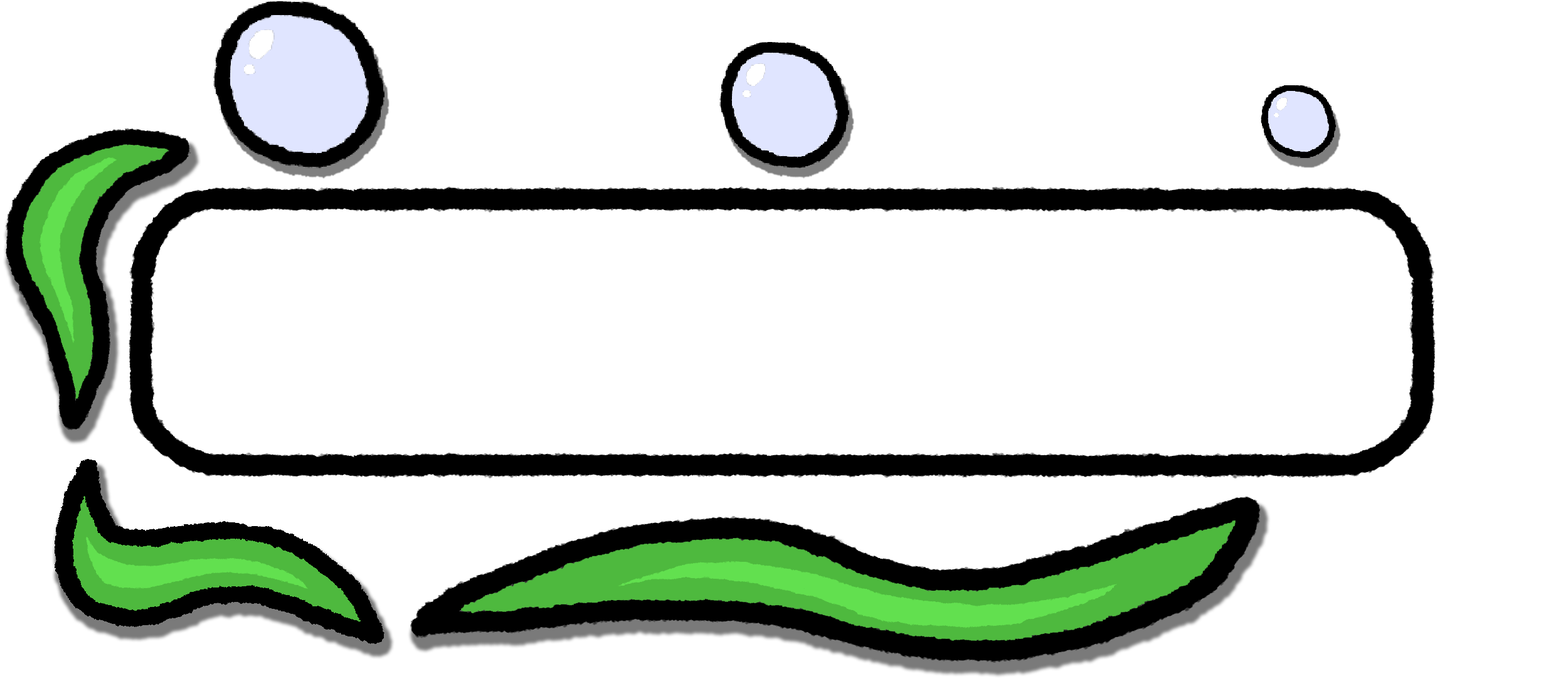
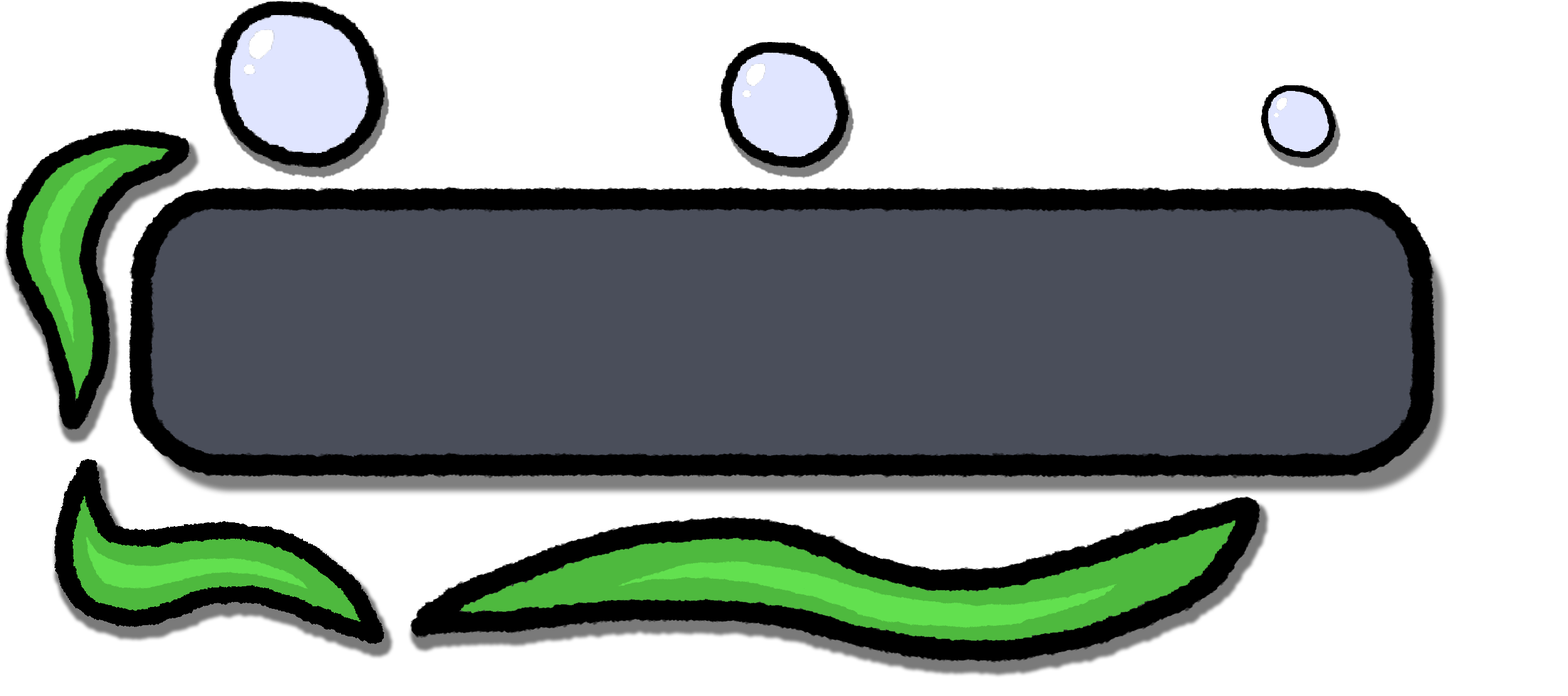
Layers edited between the first and the second 1568 x 696 image:
showed "HealthBarBase" over [left=148, top=208, right=1427, bottom=461]
